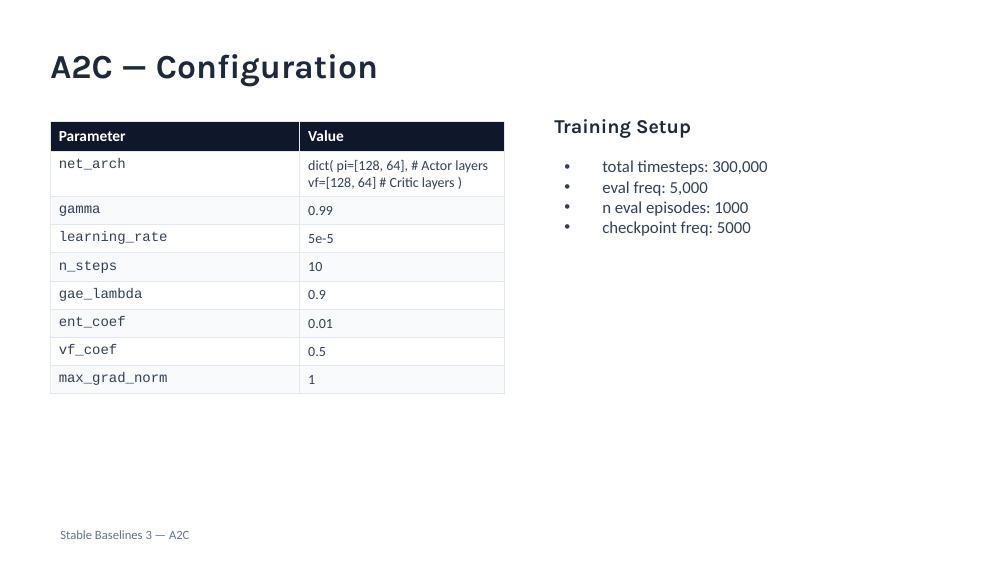
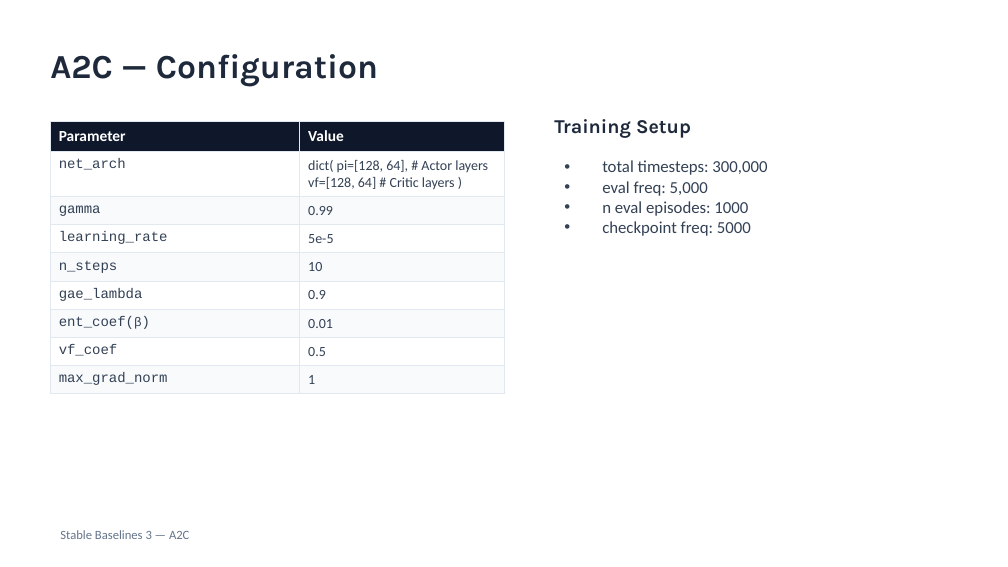
Before and after one commit to FitMAnalytics/RL_SalesTalk_Explore, a slide deck: slide 16 of experiment_report_0312.pptx (slide 15 before the commit). Drawn at 1008x567 pixels with LibreOffice and Linux fonts; fonts in the diff are those of the drawing. Boxes give left, top, right and bottom in pixels: in the first picture for what was removed or moved away, otherwise in the second. Text is boxed around its words. In the diff, an @@ line names an element or a change of style, - is before the commit and + after.

```diff
--- a/experiment_report_0312.pptx
+++ b/experiment_report_0312.pptx
@@ table at box(50, 121, 504, 452) @@
-row 7, column 1: ent_coef
+row 7, column 1: ent_coef(β)
```
Also in this commit, not shown: 1 other slide changed, 1 slide added, 2 other files.
